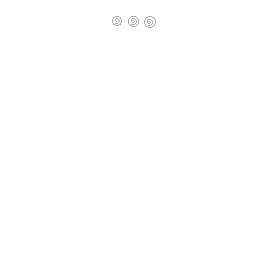
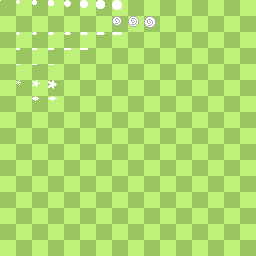
Two versions of the same layered image (256 x 256). Layer-by-layer changes:
painted on "Layer" over [16, 32, 122, 101]
showed "Background" over [0, 0, 256, 256]
